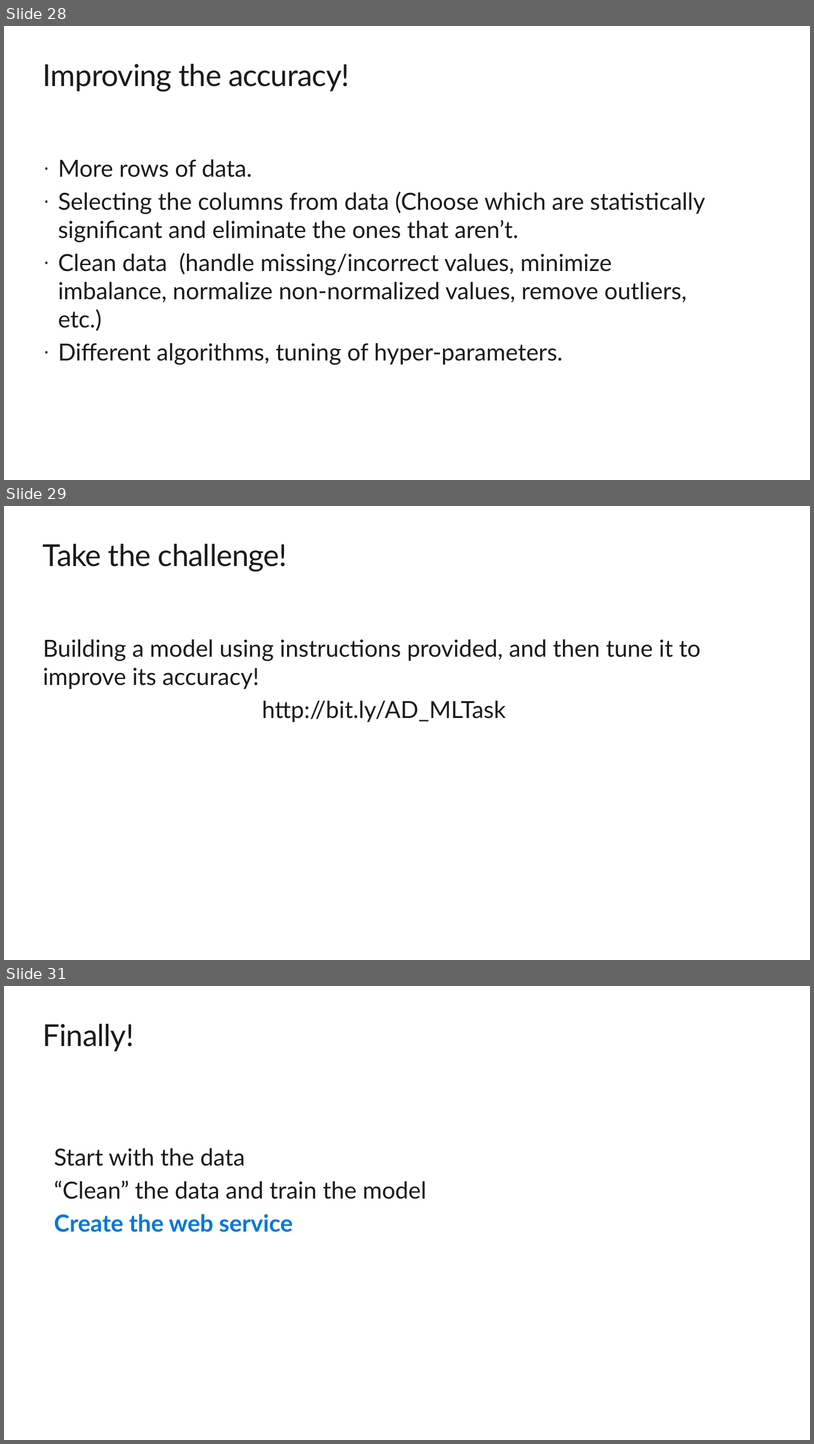
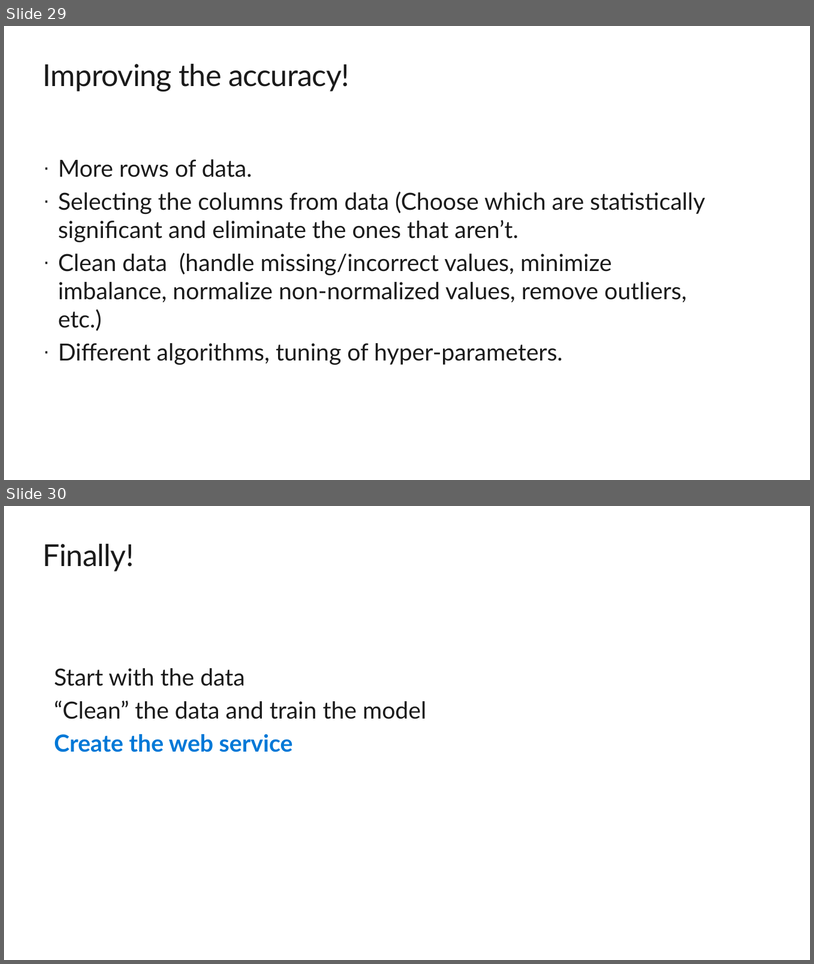
Before and after one commit to himanshubeniwal/Sessions, a slide deck: Final_forDSandML.pptx. Shown one above the other, each under a label of ours: slides 28, 29 and 31 before the commit, slides 29 and 30 after it; the slides between them are not shown. The pictures are 814x1444 and 814x964 pixels, drawn with LibreOffice and Linux fonts; fonts in the diff are those of the drawing; background and template pictures are left out. Boxes give left, top, right and bottom in pixels: in the first picture for what was removed or moved away, otherwise in the second. Text is boxed around its words. In the diff, an @@ line names an element or a change of style, - is before the commit and + after.

```diff
--- a/Final_forDSandML.pptx
+++ b/Final_forDSandML.pptx
@@ slide 29 removed at <box>4,506,810,960</box>, background #FFFFFF @@
@@ title removed at <box>43,544,287,571</box> @@
-Take the challenge!
@@ text removed at <box>43,639,701,722</box> @@
-Building a model using instructions provided, and then tune it to improve its accuracy!
-http://bit.ly/AD_MLTask
@@ what was slide 28 is now slide 29 @@
@@ what was slide 31 is now slide 30 @@
```
Also in this commit, not shown: 5 slides changed, 2 slides added, 2 other slides removed, 1 other file.
